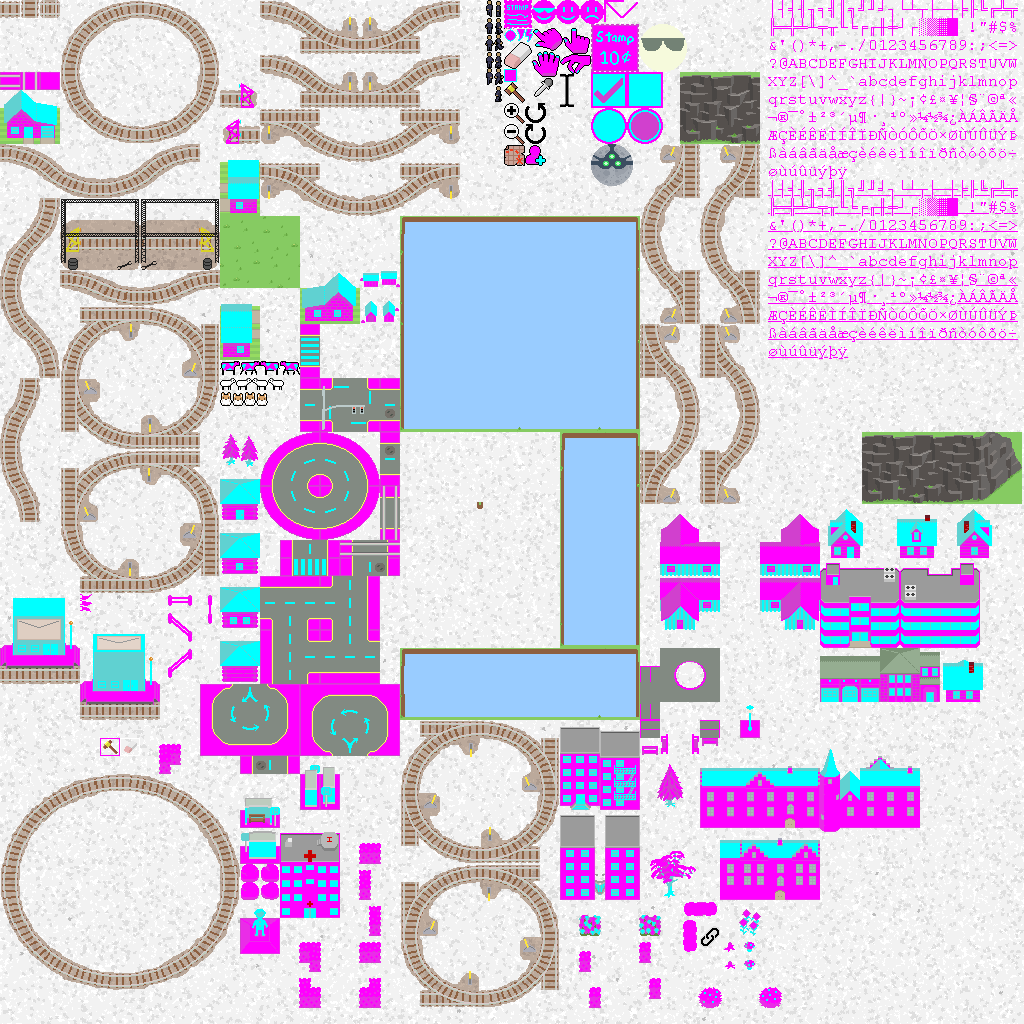
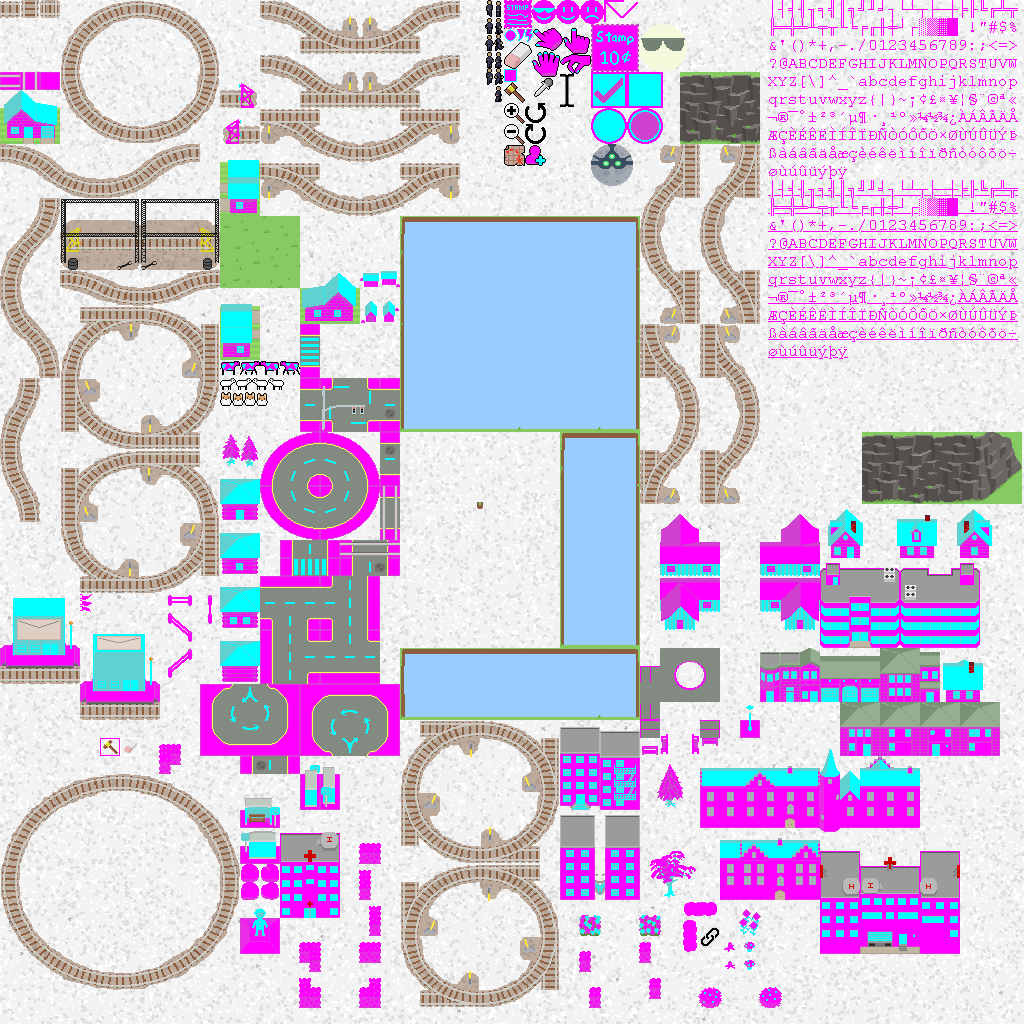
Comparing the layer stacks of the two 1024 x 1024 images. Changes:
painted on "Pasted Layer #3" over [285, 648, 1000, 954]
